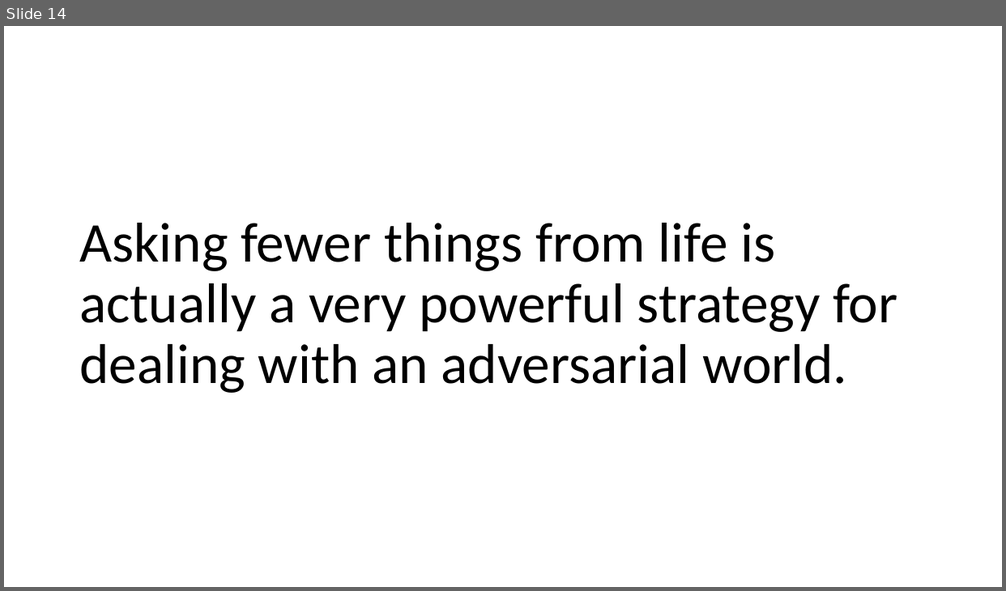
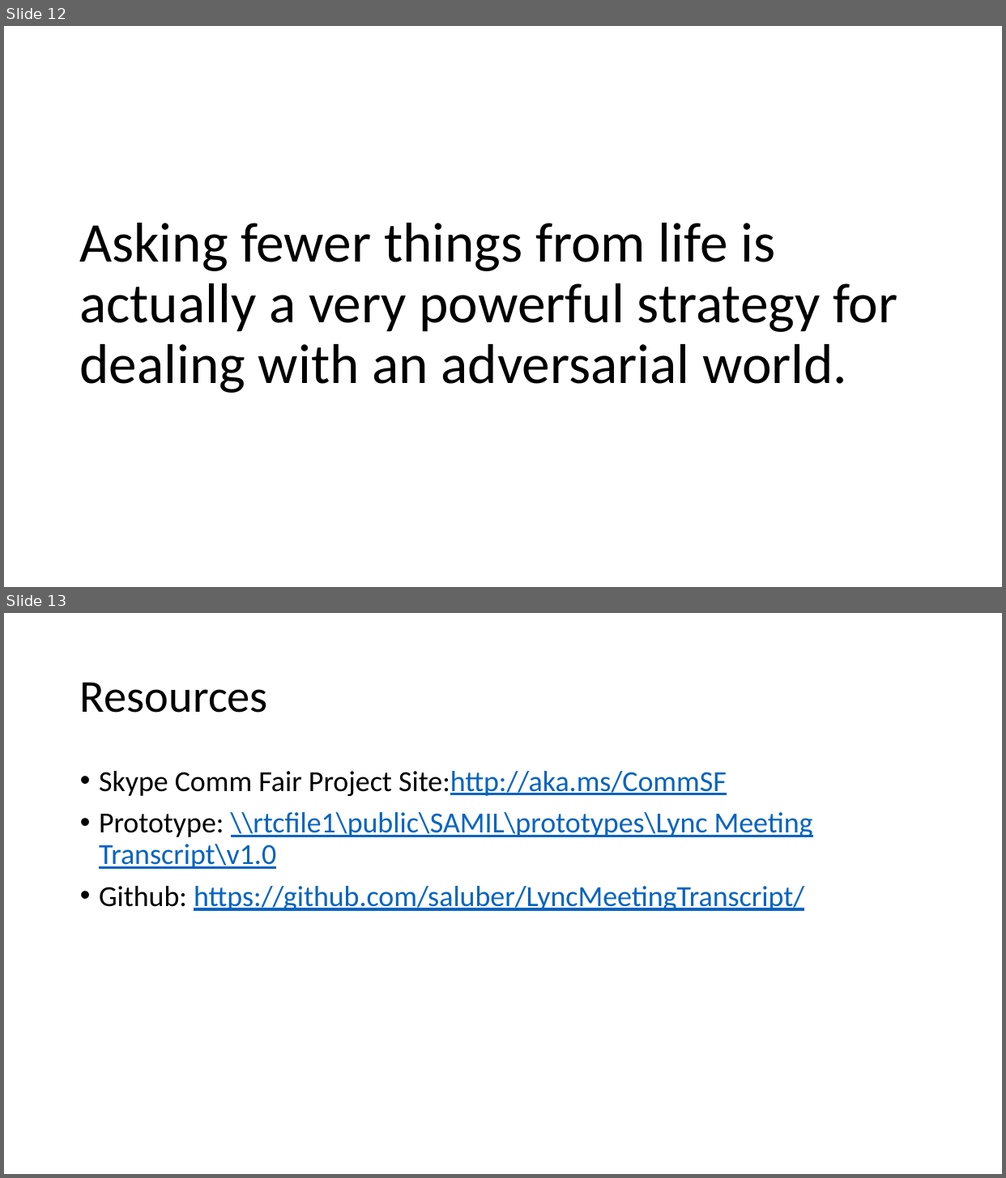
Before and after one commit to saluber/LyncMeetingTranscript, a slide deck: LyncMeetingTranscript.pptx. Shown one above the other, each under a label of ours: slide 14 before the commit, slides 12 and 13 after it. The pictures are 1006x591 and 1006x1178 pixels, drawn with LibreOffice and Linux fonts; fonts in the diff are those of the drawing. Boxes give left, top, right and bottom in pixels: in the first picture for what was removed or moved away, otherwise in the second. Text is boxed around its words. In the diff, an @@ line names an element or a change of style, - is before the commit and + after.

```diff
--- a/LyncMeetingTranscript.pptx
+++ b/LyncMeetingTranscript.pptx
@@ slide 13 added at box(4, 613, 1002, 1174), background #FFFFFF @@
@@ title added at box(80, 682, 268, 713), 44 pt, text #000000 @@
+Resources
@@ text added at box(99, 771, 813, 911), 28 pt, text #0563C1, underline @@
+• Skype Comm Fair Project Site:http://aka.ms/CommSF
+• Prototype: \\rtcfile1\public\SAMIL\prototypes\Lync Meeting Transcript\v1.0
+• Github: https://github.com/saluber/LyncMeetingTranscript/
@@ what was slide 14 is now slide 12 @@
```
Also in this commit, not shown: 6 slides changed, 4 other slides added, 5 slides removed, 6 other files.
